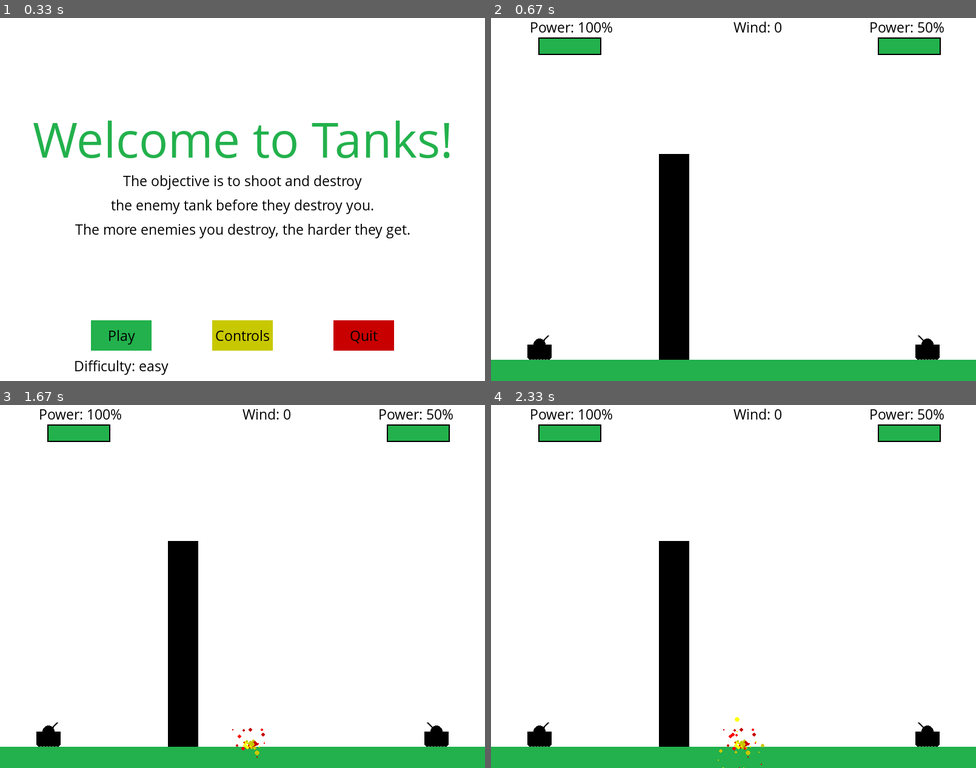
Above: before the commit, frames 1-4 (two rows, left to right).
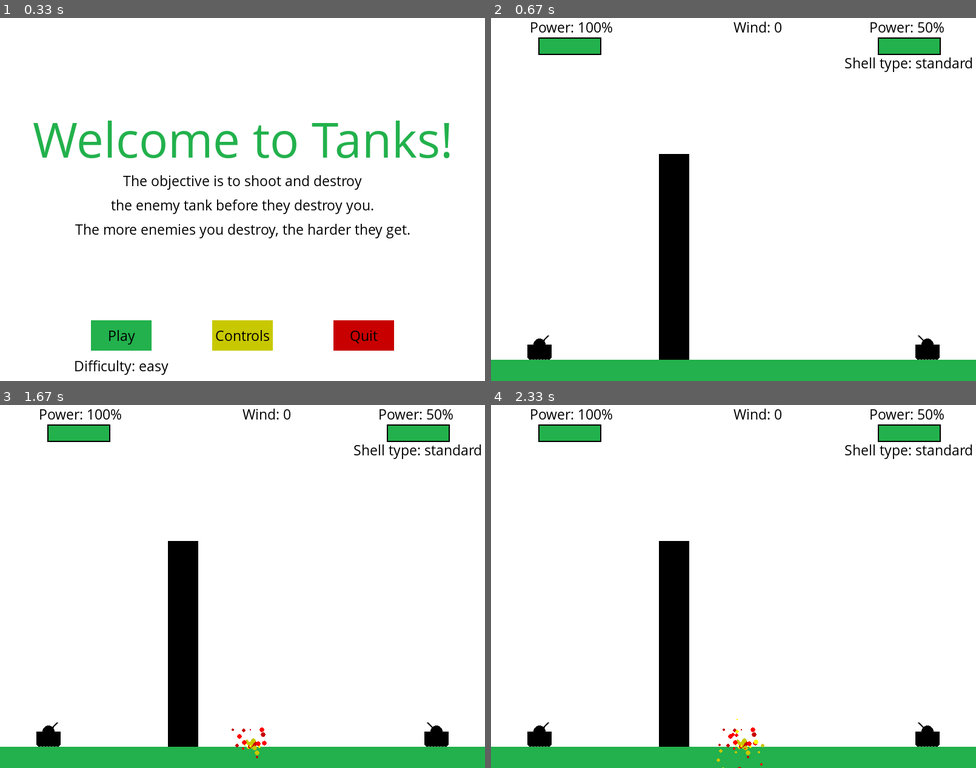
Above: after the commit, the same moments.

Repository: vidim888/Tanks
Game: pygame game, started from PyGame second2.py
Same seed, same stepped clock (60 frames per second), same inputs: the game is played once before the commit and once after it.
Inputs:
- Up to frame 1 (0.33 s): no input
- Up to frame 2 (0.67 s): click "Play" at 0.38 s
- Up to frame 3 (1.67 s): tap Space at 0.67 s
- Up to frame 4 (2.33 s): no input

Frame 1 is identical in both runs. In frame 2, 0.3% of the frame differs, in the area x 73-100%, y 10-15%; in frame 3, 0.4%; in frame 4, 0.4%, in the area x 46-100%, y 10-100%.

Commit message:
Fire shell types
Now there is 4 types of fire shells with some difference in gameplay.

Diff:
--- a/PyGame second2.py
+++ b/PyGame second2.py
@@ -4,6 +4,20 @@
 import time
 import math
 import random
+class FireShell:
+    def __init__(self, d_magnitude, explosion_size, explosion_damage, mass, shell_radius, hit_damage, name):
+        self.d_magnitude = d_magnitude
+        self.explosion_size = explosion_size
+        self.explosion_damage = explosion_damage
+        self.mass = mass
+        self.shell_radius = shell_radius
+        self.hit_damage = hit_damage
+        self.name = name
+standard = FireShell(1, 50, [1, 5], 50, 5, 10, "standard")
+sniper = FireShell(3, 4, [10, 20], 20, 2, 150, "sniper")
+high_explosive = FireShell(0.5, 25, [3, 7], 70, 7, 5, "high-explosive")
+splinter = FireShell(3, 300, [3, 7], 30, 3, 30, "splinter")
+shell_list = [standard, sniper, high_explosive, splinter]
 pygame.init()
 display_width = 800
 display_height = 600
@@ -130,12 +144,6 @@
             if event.type == pygame.QUIT:
                 pygame.quit()
                 quit()
-            if event.type == pygame.KEYDOWN:
-                if event.key == pygame.K_c:
-                    intro = False
-                elif event.key == pygame.K_q:
-                    pygame.quit()
-                    quit()
         gameDisplay.fill(white)
         message_to_screen("Welcome to Tanks!", green, -100, "large")
         message_to_screen("The objective is to shoot and destroy", black, -30)
@@ -182,7 +190,7 @@
         clock.tick(FPS)
 def barrier(xlocation, randomHeight, barrier_width):
     pygame.draw.rect(gameDisplay, black, [xlocation, display_height-randomHeight, barrier_width, randomHeight])
-def explosion(x, y, mainTankX, enemyTankX, player_health, enemy_health, size=50):
+def explosion(x, y, mainTankX, enemyTankX, player_health, enemy_health, shell_type):
     explode = True
     while explode:
         for event in pygame.event.get():
@@ -191,12 +199,12 @@
                 quit()
         colorChoices = [red, light_red, yellow, light_yellow]
         magnitude = 1
-        while magnitude < size:
-            exploding_bit_x = x + random.randrange(-1*magnitude, magnitude)
-            exploding_bit_y = y + random.randrange(-1*magnitude, magnitude)
-            r = random.randrange(1, 5)
+        while magnitude <= shell_type.explosion_size:
+            exploding_bit_x = x + random.randrange(int(-1*magnitude), int(magnitude))
+            exploding_bit_y = y + random.randrange(int(-1*magnitude), int(magnitude))
+            r = random.randrange(shell_type.explosion_damage[0], shell_type.explosion_damage[1])
             pygame.draw.circle(gameDisplay, colorChoices[random.randrange(0, 4)], (int(exploding_bit_x), int(exploding_bit_y)), r)
-            magnitude += 1
+            magnitude += shell_type.d_magnitude
             if mainTankX - tankWidth/2 <= exploding_bit_x <= mainTankX + tankWidth/2 and tankY <= exploding_bit_y <= display_height - ground_height or mainTankX - tankHeight/2 <= exploding_bit_x <= mainTankX + tankHeight/2 and tankY - tankHeight/2 <= exploding_bit_y <= tankY:
                 player_health -= r
             if enemyTankX - tankWidth/2 <= exploding_bit_x <= enemyTankX + tankWidth/2 and tankY <= exploding_bit_y <= display_height - ground_height or enemyTankX - tankHeight/2 <= exploding_bit_x <= enemyTankX + tankHeight/2 and tankY - tankHeight/2 <= exploding_bit_y <= tankY:
@@ -204,7 +212,7 @@
             pygame.display.update()
             clock.tick(100)
         return(player_health, enemy_health)
-def fireShell(x, angle, fire_power, xlocation, randomHeight, draw, mainTankX, enemyTankX, player_health, enemy_health, wind, enemy_power=0, turretAngle=0, enemyAngle=0):
+def fireShell(x, angle, fire_power, xlocation, randomHeight, draw, mainTankX, enemyTankX, player_health, enemy_health, wind, shell_type, enemy_power=0, turretAngle=0, enemyAngle=0):
     fire = True
     turPosY = tankHeight*math.cos(angle)
     turPosX = tankHeight*math.sin(angle)
@@ -220,7 +228,7 @@
             if event.type == pygame.QUIT:
                 pygame.quit()
                 quit()
-        power_x += wind/50
+        power_x += wind/shell_type.mass
         shellPos[0] += power_x*dt
         dy = power_y*t - a*(t**2)/2
         shellPos[1] = tankY - turPosY - dy
@@ -232,7 +240,7 @@
             # if shellPos[0] < 0 or shellPos[0] > 800 or shellPos[1] > 600 or shellPos[1] < -5000:
         if check_x1 and check_x2 and check_y1 and check_y2:
             if draw:
-                player_health, enemy_health = explosion(shellPos[0], shellPos[1], mainTankX, enemyTankX, player_health, enemy_health)
+                player_health, enemy_health = explosion(shellPos[0], shellPos[1], mainTankX, enemyTankX, player_health, enemy_health, shell_type)
                 return player_health, enemy_health
             if not draw:
                 return 1
@@ -240,13 +248,13 @@
         if draw:
             if mainTankX - tankWidth/2 <= shellPos[0] <= mainTankX + tankWidth/2 and tankY <= shellPos[1] <= display_height - ground_height \
                     or mainTankX - tankHeight/2 <= shellPos[0] <= mainTankX + tankHeight/2 and tankY - tankHeight/2 <= shellPos[1] <= tankY:
-                player_health, enemy_health = explosion(shellPos[0], shellPos[1], mainTankX, enemyTankX, player_health, enemy_health)
-                player_health -= 5
+                player_health, enemy_health = explosion(shellPos[0], shellPos[1], mainTankX, enemyTankX, player_health, enemy_health, shell_type)
+                player_health -= shell_type.hit_damage
                 return player_health, enemy_health
             elif enemyTankX - tankWidth/2 <= shellPos[0] <= enemyTankX + tankWidth/2 and tankY <= shellPos[1] <= display_height - ground_height \
                     or enemyTankX - tankHeight/2 <= shellPos[0] <= enemyTankX + tankHeight/2 and tankY - tankHeight/2 <= shellPos[1] <= tankY:
-                player_health, enemy_health = explosion(shellPos[0], shellPos[1], mainTankX, enemyTankX, player_health, enemy_health)
-                enemy_health -= 5
+                player_health, enemy_health = explosion(shellPos[0], shellPos[1], mainTankX, enemyTankX, player_health, enemy_health, shell_type)
+                enemy_health -= shell_type.hit_damage
                 return player_health, enemy_health
         if shellPos[1] > display_height - ground_height:
             # hit_x = xo + power_x*((power_y+(power_y**2 + 2*a*(turPosY + display_height - ground_height - yo))**0.5)/a)
@@ -255,16 +263,17 @@
             if not draw:
                 return hit_x
             if draw:
-                player_health, enemy_health = explosion(hit_x, hit_y, mainTankX, enemyTankX, player_health, enemy_health)
+                player_health, enemy_health = explosion(hit_x, hit_y, mainTankX, enemyTankX, player_health, enemy_health, shell_type)
                 return player_health, enemy_health
             fire = False
         if draw:
-            draw_everything(fire_power, enemy_power, wind, player_health, enemy_health, mainTankX, turretAngle, enemyTankX, enemyAngle, xlocation, randomHeight)
-            pygame.draw.circle(gameDisplay, red, (int(shellPos[0]), int(shellPos[1])), 5)
+            draw_everything(fire_power, enemy_power, wind, player_health, enemy_health, mainTankX, turretAngle, enemyTankX, enemyAngle, xlocation, randomHeight, shell_type)
+            pygame.draw.circle(gameDisplay, red, (int(shellPos[0]), int(shellPos[1])), shell_type.shell_radius)
             pygame.display.update()
             clock.tick(FPS/dt)
 def power(lvl, whos):
-    text = smallfont.render("Power: " + str(lvl) + "%", True, black)
+    lvl = str(int(lvl/max_power*100))
+    text = smallfont.render("Power: " + lvl + "%", True, black)
     if whos == 'player':
         gameDisplay.blit(text, [display_width*0.78, 1])
     elif whos == 'enemy':
@@ -272,6 +281,10 @@
 def windlvl(lvl):
     text = smallfont.render("Wind: " + str(lvl), True, black)
     gameDisplay.blit(text, [display_width*0.5, 1])
+def shell_type_draw(shell_type):
+    text = smallfont.render("Shell type: " + shell_type.name, True, black)
+    textSurface, textRect = text_objects("Shell type: " + shell_type.name, black)
+    gameDisplay.blit(text, [display_width-5-textRect[2], display_height*0.1])
 def tank(x, angle):
     x = int(x)
     y = int(tankY)
@@ -284,18 +297,19 @@
     for i in range(7):
         pygame.draw.circle(gameDisplay, black, (x-startX+wheelWidth, y+tankHeight), wheelWidth)
         startX -= wheelWidth
-def draw_everything(fire_power, enemy_power, wind, player_health, enemy_health, mainTankX, turretAngle, enemyTankX, enemyAngle, xlocation, randomHeight):
+def draw_everything(fire_power, enemy_power, wind, player_health, enemy_health, mainTankX, turretAngle, enemyTankX, enemyAngle, xlocation, randomHeight, shell_type):
     gameDisplay.fill(white)
     power(fire_power, 'player')
     power(int(enemy_power), 'enemy')
     windlvl(wind)
+    shell_type_draw(shell_type)
     health_bars(player_health, enemy_health)
     tank(mainTankX, turretAngle)
     tank(enemyTankX, enemyAngle)
     barrier(xlocation, randomHeight, barrier_width)
     gameDisplay.fill(green, rect = [0, display_height - ground_height, display_width, ground_height])
-def enemy_move(enemyTankX, tankSpeed, enemyAngle, fire_power, enemy_power, player_health, enemy_health, mainTankX, turretAngle, xlocation, randomHeight, d_power, wind):
-    r_t = random.randint(5, 20)
+def enemy_move(enemyTankX, tankSpeed, enemyAngle, fire_power, enemy_power, player_health, enemy_health, mainTankX, turretAngle, xlocation, randomHeight, bot_power, wind, enemy_shell_type, shell_type):
+    r_t = random.randint(5, 40)
     direction = random.randint(-2, 1)
     if enemyTankX + tankWidth/2 > xlocation - tankSpeed*1.1:
         tankMove = -tankSpeed
@@ -320,7 +334,7 @@
     ideal_power = 0
     while not found:
         for turn in range(30, max_power+1):
-            hit_dot = fireShell(enemyTankX+move_change, trying_angle, turn, xlocation, randomHeight, False, mainTankX, enemyTankX, player_health, enemy_health, wind)
+            hit_dot = fireShell(enemyTankX+move_change, trying_angle, turn, xlocation, randomHeight, False, mainTankX, enemyTankX, player_health, enemy_health, wind, enemy_shell_type)
             ideal_power = turn
             if mainTankX < hit_dot < mainTankX + 20:
                 newEnemyAngle = trying_angle
@@ -337,14 +351,14 @@
         enemy_power += (ideal_power-this_power)/r_t
         if enemyTankX + tankWidth/2 > xlocation or enemyTankX - tankWidth/2 < 0:
             enemyAngle -= (newEnemyAngle-this_angle)/r_t
-        draw_everything(fire_power, enemy_power, wind, player_health, enemy_health, mainTankX, turretAngle, enemyTankX, enemyAngle, xlocation, randomHeight)
+        draw_everything(fire_power, enemy_power, wind, player_health, enemy_health, mainTankX, turretAngle, enemyTankX, enemyAngle, xlocation, randomHeight, shell_type)
         pygame.display.update()
         clock.tick(FPS)
     # ideal_power = ((2*(((enemyTankX+tankHeight*math.sin(enemyAngle)-mainTankX-2*math.sin(enemyAngle)*a*(2*tankHeight* …(386 unchanged characters)…
-    if d_power == 0:
+    if bot_power == 0:
         i_power = ideal_power
     else:
-        i_power = ideal_power + random.randrange(-d_power/2, d_power)
+        i_power = ideal_power + random.randrange(-bot_power/2, bot_power)
     return enemyTankX, enemyAngle, ideal_power, i_power
 def health_bars(player_health, enemy_health):
     if player_health > 0.75*start_health:
@@ -359,23 +373,23 @@
         enemy_health_color = yellow
     else:
         enemy_health_color = red
-    pygame.draw.rect(gameDisplay, black, (int(display_width*0.8)-2, int(display_height*0.06)-2, 104, 29))
-    pygame.draw.rect(gameDisplay, black, (int(display_width*0.1)-2, int(display_height*0.06)-2, 104, 29))
-    pygame.draw.rect(gameDisplay, white, (int(display_width*0.8), int(display_height*0.06), 100, 25))
-    pygame.draw.rect(gameDisplay, white, (int(display_width*0.1), int(display_height*0.06), 100, 25))
-    pygame.draw.rect(gameDisplay, player_health_color, (int(display_width*0.8), int(display_height*0.06), player_health*100/start_health, 25))
-    pygame.draw.rect(gameDisplay, enemy_health_color, (int(display_width*0.1), int(display_height*0.06), enemy_health*100/start_health, 25))
+    pygame.draw.rect(gameDisplay, black, (int(display_width*0.8)-2, int(display_height*0.06)-2, 104, int(display_height/24)+4))
+    pygame.draw.rect(gameDisplay, black, (int(display_width*0.1)-2, int(display_height*0.06)-2, 104, int(display_height/24)+4))
+    pygame.draw.rect(gameDisplay, white, (int(display_width*0.8), int(display_height*0.06), 100, int(display_height/24)))
+    pygame.draw.rect(gameDisplay, white, (int(display_width*0.1), int(display_height*0.06), 100, int(display_height/24)))
+    pygame.draw.rect(gameDisplay, player_health_color, (int(display_width*0.8), int(display_height*0.06), player_health*100/start_health, int(display_height/24)))
+    pygame.draw.rect(gameDisplay, enemy_health_color, (int(display_width*0.1), int(display_height*0.06), enemy_health*100/start_health, int(display_height/24)))
 def gameLoop(dif):
     gameExit = False
     gameOver = False
     if dif == 0:
-        d_power = 10
+        bot_power = 10
     elif dif == 1:
-        d_power = 6
+        bot_power = 6
     elif dif == 2:
-        d_power = 2
+        bot_power = 2
     elif dif == 3:
-        d_power = 0
+        bot_power = 0
     mainTankX = display_width * 0.9
     enemyTankX = display_width * 0.1
     tankMove = 0
@@ -383,6 +397,7 @@
     enemyAngle = math.pi/4
     turretAngled = 0
     fire_power = int(max_power/2)
+    shell_type_number = 0
     enemy_power = max_power
     power_change = 0
     wind = 0
@@ -422,23 +437,27 @@
                 if event.key == pygame.K_p:
                     pause()
                 if event.key == pygame.K_SPACE:
-                    player_health, enemy_health = fireShell(mainTankX, turretAngle, fire_power, xlocation, randomHeight, True, mainTankX, enemyTankX, player_health, enemy_health, wind, enemy_power, turretAngle, enemyAngle)
+                    player_health, enemy_health = fireShell(mainTankX, turretAngle, fire_power, xlocation, randomHeight, True, mainTankX, enemyTankX, player_health, enemy_health, wind, shell_type, enemy_power, turretAngle, enemyAngle)
                     if player_health < 0:
                         game_over()
                     elif enemy_health < 0:
                         you_win()
-                    enemyTankX, enemyAngle, enemy_power, i_power = enemy_move(enemyTankX, tankSpeed, enemyAngle, fire_power, enemy_power, player_health, enemy_health, mainTankX, turretAngle, xlocation, randomHeight, d_power, wind)
-                    player_health, enemy_health = fireShell(enemyTankX, enemyAngle, i_power, xlocation, randomHeight, True, mainTankX, enemyTankX, player_health, enemy_health, wind, enemy_power, turretAngle, enemyAngle)
+                    enemy_shell_type = shell_list[random.randint(0, len(shell_list)-1)]
+                    enemyTankX, enemyAngle, enemy_power, i_power = enemy_move(enemyTankX, tankSpeed, enemyAngle, fire_power, enemy_power, player_health, enemy_health, mainTankX, turretAngle, xlocation, randomHeight, bot_power, wind, enemy_shell_type, shell_type)
+                    player_health, enemy_health = fireShell(enemyTankX, enemyAngle, i_power, xlocation, randomHeight, True, mainTankX, enemyTankX, player_health, enemy_health, wind, enemy_shell_type, enemy_power, turretAngle, enemyAngle)
                     if player_health < 0:
                         game_over()
                     elif enemy_health < 0:
                         you_win()
                     wind = random.randrange(-10, 10)
-                    print(wind)
+                if event.key == pygame.K_s:
+                    power_change = -1
+                if event.key == pygame.K_w:
+                    power_change = 1
                 if event.key == pygame.K_a:
-                    power_change = -1
+                    shell_type_number -= 1
                 if event.key == pygame.K_d:
-                    power_change = 1
+                    shell_type_number += 1
             if event.type == pygame.KEYUP:
                 if event.key == pygame.K_LEFT and tankMove < 0:
                     tankMove = 0
@@ -448,9 +467,9 @@
                     turretAngled = 0
                 elif event.key == pygame.K_UP and turretAngled > 0:
                     turretAngled = 0
-                if event.key == pygame.K_a and power_change < 0:
+                if event.key == pygame.K_s and power_change < 0:
                     power_change = 0
-                elif event.key == pygame.K_d and power_change > 0:
+                elif event.key == pygame.K_w and power_change > 0:
                     power_change = 0
         if turretAngle <= -math.pi/2 and turretAngled <= 0 or turretAngle >= math.pi/2 and turretAngled >= 0:
             turretAngled = 0
@@ -461,7 +480,8 @@
             fire_power -= power_change
         turretAngle += turretAngled
         fire_power += power_change
-        draw_everything(fire_power, enemy_power, wind, player_health, enemy_health, mainTankX, turretAngle, enemyTankX, enemyAngle, xlocation, randomHeight)
+        shell_type = shell_list[shell_type_number % len(shell_list)]
+        draw_everything(fire_power, enemy_power, wind, player_health, enemy_health, mainTankX, turretAngle, enemyTankX, enemyAngle, xlocation, randomHeight, shell_type)
         pygame.display.update()
         clock.tick(FPS)
     pygame.quit()
